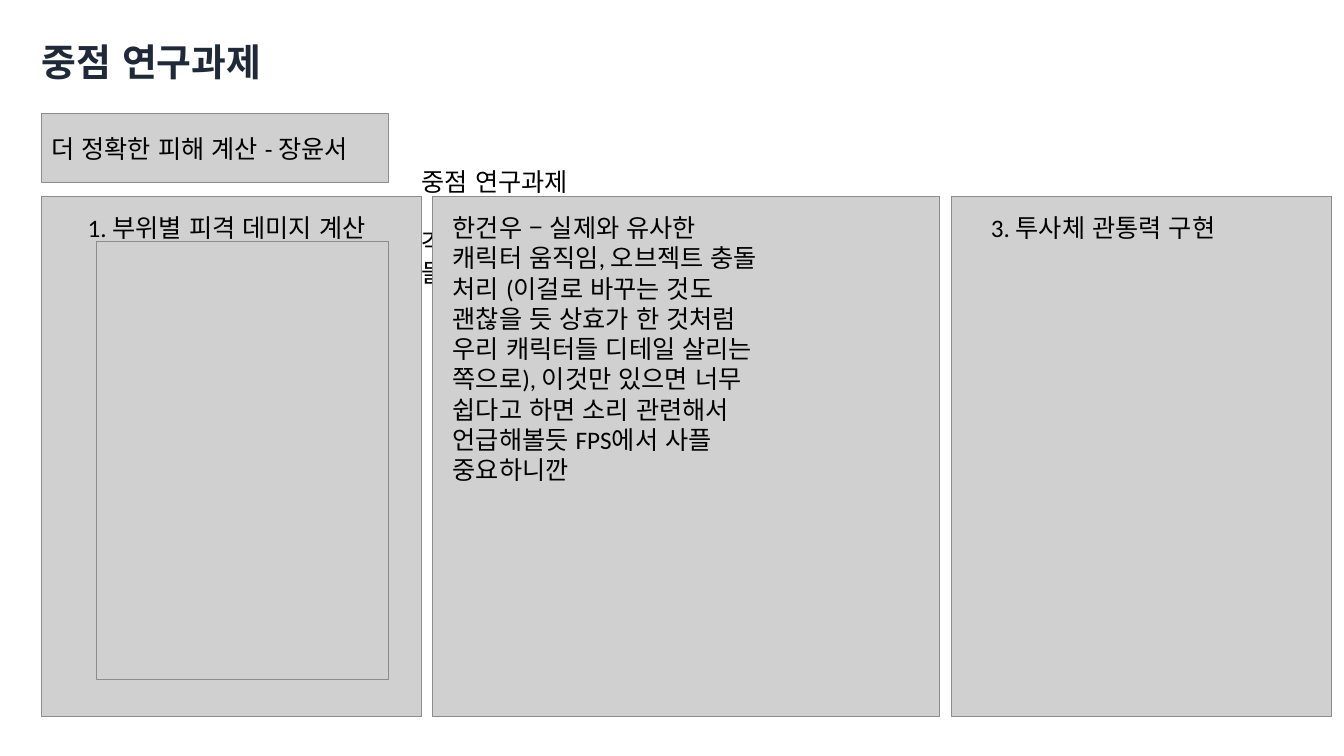
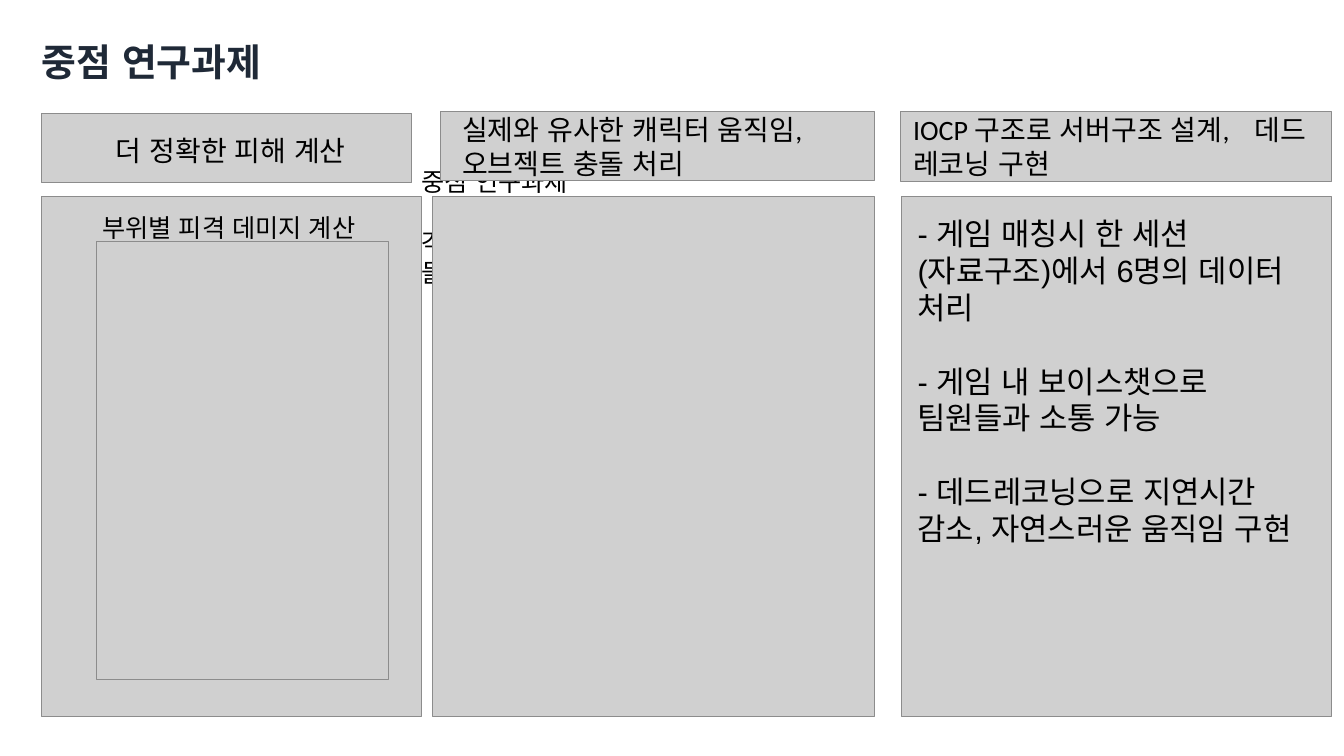
Before and after one commit to yunseo0129/2025_CapstoneGame, a slide deck: slide 13 of Design/종합설계기획.pptx. Drawn at 1344x756 pixels with LibreOffice and Linux fonts; fonts in the diff are those of the drawing; grey boxes stand for pictures; background and template pictures are left out. Boxes give left, top, right and bottom in pixels: in the first picture for what was removed or moved away, otherwise in the second. Text is boxed around its words. In the diff, an @@ line names an element or a change of style, - is before the commit and + after.

Commit message:
플레이어 능력, 서버 중점 연구과제 추가

```diff
--- a/Design/종합설계기획.pptx
+++ b/Design/종합설계기획.pptx
@@ picture: place and size @@
-picture at [41,113,389,182]
+picture at [41,113,412,182]
@@ picture added at [441,111,874,180] @@
@@ text added at [462,117,803,182], 20 pt, text #000000 @@
+실제와 유사한 캐릭터 움직임, 오브젝트 충돌 처리
@@ picture added at [901,112,1332,181] @@
@@ text added at [913,117,1307,182], 20 pt, text #000000 @@
+IOCP 구조로 서버구조 설계, 데드 레코닝 구현
@@ text at [116,137,346,164]: text changed; size 18 to 20 pt @@
-더 정확한 피해 계산 - 장윤서
+더 정확한 피해 계산
@@ picture: place and size @@
-picture at [433,197,940,716]
+picture at [433,197,875,716]
@@ picture: place and size @@
-picture at [952,197,1332,716]
+picture at [901,197,1332,716]
@@ text at [102,216,355,242]: text changed @@
-1. 부위별 피격 데미지 계산
+부위별 피격 데미지 계산
@@ text removed at [453,216,757,481] @@
-한건우 – 실제와 유사한 캐릭터 움직임, 오브젝트 충돌 처리 (이걸로 바꾸는 것도 괜찮을 듯 상효가 한 것처럼 우리 캐릭터들 디테일 살리는 쪽으로), 이것만 있으면 너무 쉽다고 하면 소리 관련해서 언급해볼듯 FPS에서 사플 중요하니깐
@@ text at [918,219,1292,544]: text changed; size 18 to 22 pt; font Calibri to Arial @@
-3. 투사체 관통력 구현
+- 게임 매칭시 한 세션(자료구조)에서 6명의 데이터 처리
+- 게임 내 보이스챗으로 팀원들과 소통 가능
+- 데드레코닝으로 지연시간 감소, 자연스러운 움직임 구현
```
Also in this commit, not shown: 1 other slide changed.
